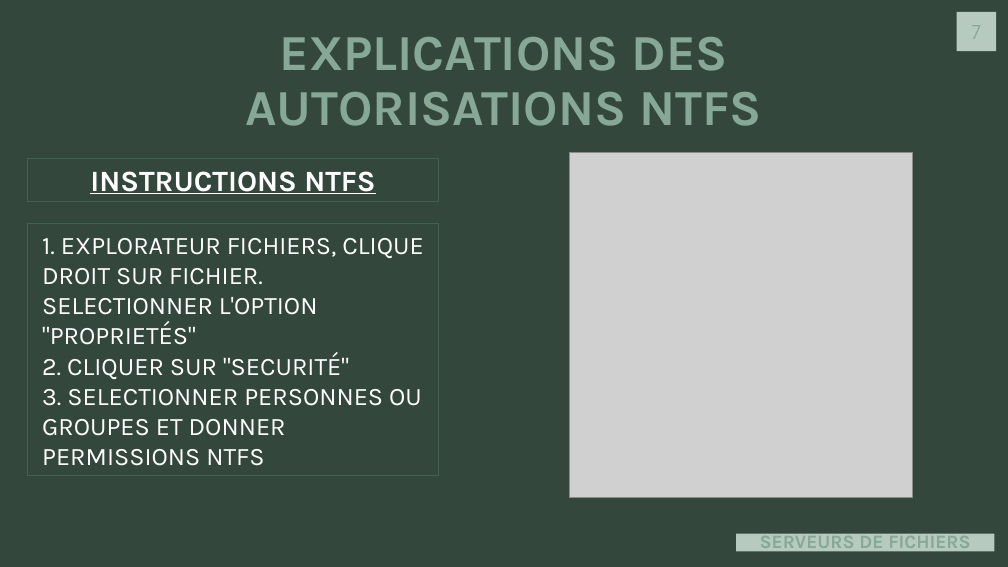
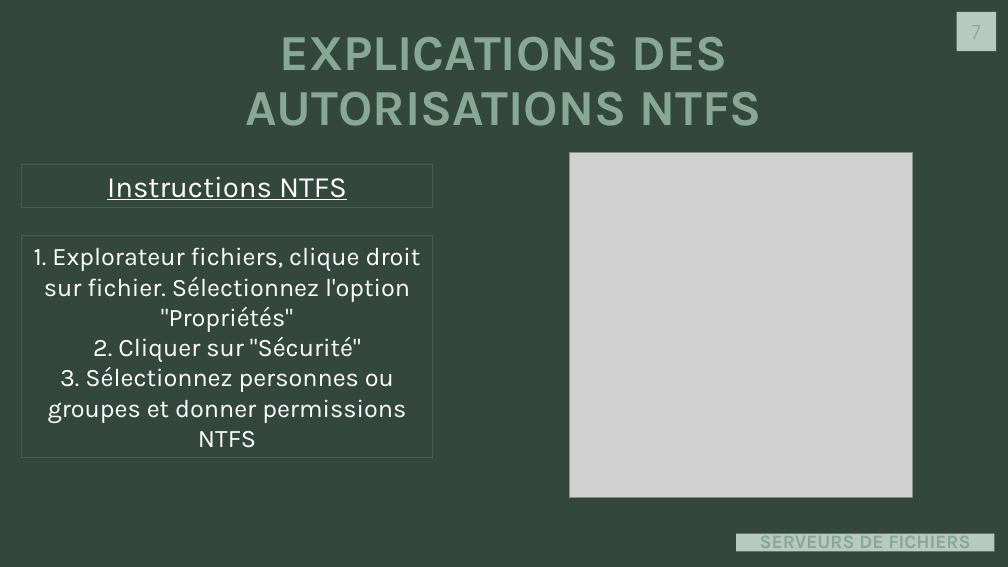
Before and after one commit to J0rg321/Serveur_Fichiers_ICT-123, a slide deck: slide 7 of SERVEUR ET FICHIERS D’IMPRESSION.pptx. Drawn at 1008x567 pixels with LibreOffice and Linux fonts; fonts in the diff are those of the drawing; grey boxes stand for pictures. Boxes give left, top, right and bottom in pixels: in the first picture for what was removed or moved away, otherwise in the second. Text is boxed around its words. In the diff, an @@ line names an element or a change of style, - is before the commit and + after.

```diff
--- a/SERVEUR ET FICHIERS D’IMPRESSION.pptx
+++ b/SERVEUR ET FICHIERS D’IMPRESSION.pptx
@@ rectangle "Instructions NTFS": place and size @@
-rectangle "Instructions NTFS" at bbox=[28, 159, 439, 202]
+rectangle "Instructions NTFS" at bbox=[22, 165, 433, 208]
@@ text in rectangle at bbox=[107, 177, 347, 200]: text changed; bold off @@
-INSTRUCTIONS NTFS
+Instructions NTFS
@@ rectangle "1. Explorateur fichiers, clique droit ...": place and size @@
-rectangle "1. Explorateur fichiers, clique droit ..." at bbox=[28, 224, 439, 476]
+rectangle "1. Explorateur fichiers, clique droit ..." at bbox=[22, 236, 433, 457]
@@ text in rectangle at bbox=[34, 247, 421, 448]: text changed @@
-1. EXPLORATEUR FICHIERS, CLIQUE DROIT SUR FICHIER. SELECTIONNER L'OPTION "PROPRIETÉS"
-2. CLIQUER SUR "SECURITÉ"
-3. SELECTIONNER PERSONNES OU GROUPES ET DONNER PERMISSIONS NTFS
+1. Explorateur fichiers, clique droit sur fichier. Sélectionnez l'option "Propriétés"
+2. Cliquer sur "Sécurité"
+3. Sélectionnez personnes ou groupes et donner permissions NTFS
```
Also in this commit, not shown: 2 other slides changed.
